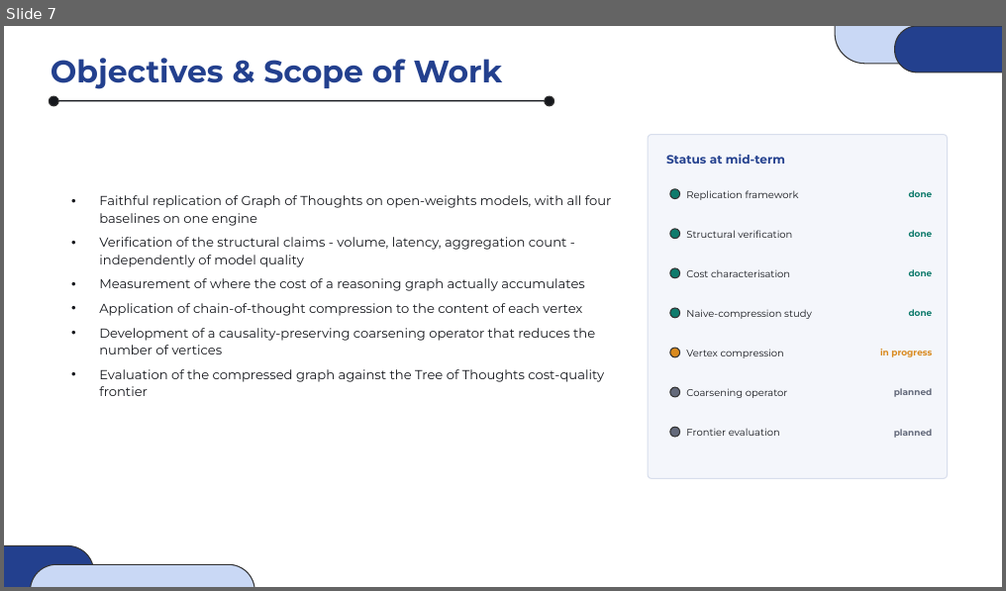
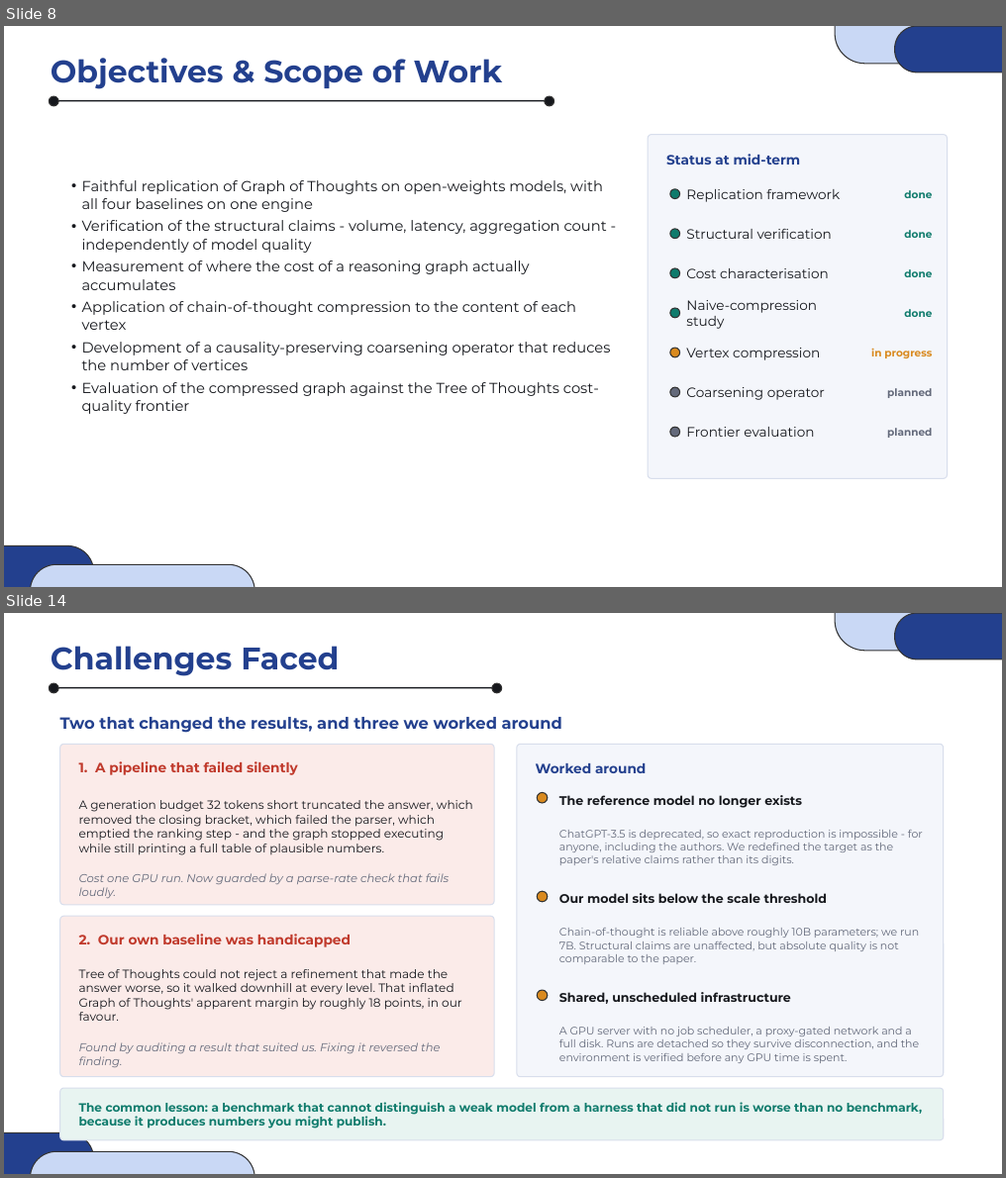
Before and after one commit to TREX4096/Graph_of_Thought, a slide deck: docs/Graph_of_Thoughts_BTP.pptx. Shown one above the other, each under a label of ours: slide 7 before the commit, slides 8 and 14 after it; the slides between them are not shown. The pictures are 1006x591 and 1006x1178 pixels, drawn with LibreOffice and Linux fonts; fonts in the diff are those of the drawing. Boxes give left, top, right and bottom in pixels: in the first picture for what was removed or moved away, otherwise in the second. Text is boxed around its words. In the diff, an @@ line names an element or a change of style, - is before the commit and + after.

```diff
--- a/docs/Graph_of_Thoughts_BTP.pptx
+++ b/docs/Graph_of_Thoughts_BTP.pptx
@@ slide 14 added at [4, 613, 1002, 1174], background #FFFFFF @@
@@ rounded rectangle added at [835, 613, 1002, 651], fill #C9D8F5, outline #333333 1 pt @@
@@ rounded rectangle added at [895, 613, 1002, 660], fill #23408E, outline #333333 1 pt @@
@@ text added at [51, 646, 339, 676], 30 pt, text #23408E, bold @@
+Challenges Faced
@@ ellipse added at [49, 683, 58, 693], fill #16181D, outline #333333 1 pt @@
@@ line added from (54, 688) to (497, 688), #16181D 1.6 pt @@
@@ ellipse added at [492, 683, 502, 693], fill #16181D, outline #333333 1 pt @@
@@ text added at [60, 717, 562, 733], 15.5 pt, text #23408E, bold @@
+Two that changed the results, and three we worked around
@@ rounded rectangle added at [60, 744, 494, 905], fill #FBEBE9, outline #D8DEEC 1 pt @@
@@ rounded rectangle added at [517, 744, 944, 1077], fill #F4F6FB, outline #D8DEEC 1 pt @@
@@ text added at [79, 761, 298, 775], 13 pt, text #C0392B, bold @@
+1. A pipeline that failed silently
@@ text added at [536, 763, 646, 773], 13 pt, text #23408E, bold @@
+Worked around
@@ text added at [79, 800, 473, 856], 11.5 pt, text #16181D @@
+A generation budget 32 tokens short truncated the answer, which removed the closing bracket, which failed the parser, which emptied the ranking step - and the graph stopped executing while still printing a full table of plausible numbers.
@@ ellipse added at [537, 792, 548, 803], fill #D98A1F, outline #333333 1 pt @@
@@ text added at [559, 795, 802, 808], 12 pt, text #16181D, bold @@
+The reference model no longer exists
@@ text added at [559, 830, 923, 865], 10.5 pt, text #63697A @@
+ChatGPT-3.5 is deprecated, so exact reproduction is impossible - for anyone, including the authors. We redefined the target as the paper's relative claims rather than its digits.
@@ text added at [79, 873, 450, 898], 11 pt, text #63697A, italic @@
+Cost one GPU run. Now guarded by a parse-rate check that fails loudly.
@@ ellipse added at [537, 891, 548, 902], fill #D98A1F, outline #333333 1 pt @@
@@ text added at [559, 893, 828, 903], 12 pt, text #16181D, bold @@
+Our model sits below the scale threshold
@@ rounded rectangle added at [60, 916, 494, 1077], fill #FBEBE9, outline #D8DEEC 1 pt @@
@@ text added at [79, 934, 350, 948], 13 pt, text #C0392B, bold @@
+2. Our own baseline was handicapped
@@ text added at [559, 928, 919, 964], 10.5 pt, text #63697A @@
+Chain-of-thought is reliable above roughly 10B parameters; we run 7B. Structural claims are unaffected, but absolute quality is not comparable to the paper.
@@ text added at [79, 969, 462, 1021], 11.5 pt, text #16181D @@
+Tree of Thoughts could not reject a refinement that made the answer worse, so it walked downhill at every level. That inflated Graph of Thoughts' apparent margin by roughly 18 points, in our favour.
@@ ellipse added at [537, 990, 548, 1001], fill #D98A1F, outline #333333 1 pt @@
@@ text added at [559, 992, 791, 1004], 12 pt, text #16181D, bold @@
+Shared, unscheduled infrastructure
@@ text added at [559, 1027, 920, 1063], 10.5 pt, text #63697A @@
+A GPU server with no job scheduler, a proxy-gated network and a full disk. Runs are detached so they survive disconnection, and the environment is verified before any GPU time is spent.
@@ text added at [79, 1043, 440, 1067], 11 pt, text #63697A, italic @@
+Found by auditing a result that suited us. Fixing it reversed the finding.
@@ rounded rectangle added at [60, 1088, 944, 1141], fill #E8F4F1, outline #D8DEEC 1 pt @@
@@ text added at [79, 1102, 922, 1129], 11.5 pt, text #0F7B6C, bold @@
+The common lesson: a benchmark that cannot distinguish a weak model from a harness that did not run is worse than no benchmark, because it produces numbers you might publish.
@@ rounded rectangle added at [4, 1134, 94, 1174], fill #23408E, outline #333333 1 pt @@
@@ rounded rectangle added at [30, 1152, 254, 1174], fill #C9D8F5, outline #333333 1 pt @@
@@ what was slide 7 is now slide 8 @@
@@ slide 8 changed as well @@
@@ text "Faithful replication of Graph of ..." at [82, 180, 611, 414]: size 12.5 to 14 pt; indent changed; line spacing 1.1 to 1.04; less space between paragraphs @@
@@ text "Status at mid-term" at [666, 154, 801, 165]: size 11.5 to 13 pt @@
@@ size 9.5 to 13 pt in 7 elements at [686, 189, 840, 202], [686, 229, 832, 239], [686, 269, 829, 278], [686, 300, 817, 329], [686, 348, 820, 361], [686, 387, 825, 400], [686, 427, 814, 437] @@
@@ size 8.5 to 10 pt in 7 elements at [904, 190, 932, 198], [904, 230, 932, 238], [904, 270, 932, 277], [904, 309, 932, 317], [871, 348, 932, 359], [887, 388, 932, 398], [887, 428, 932, 438] @@
```
Also in this commit, not shown: 15 other slides changed, 1 other slide added, 1 other file.
